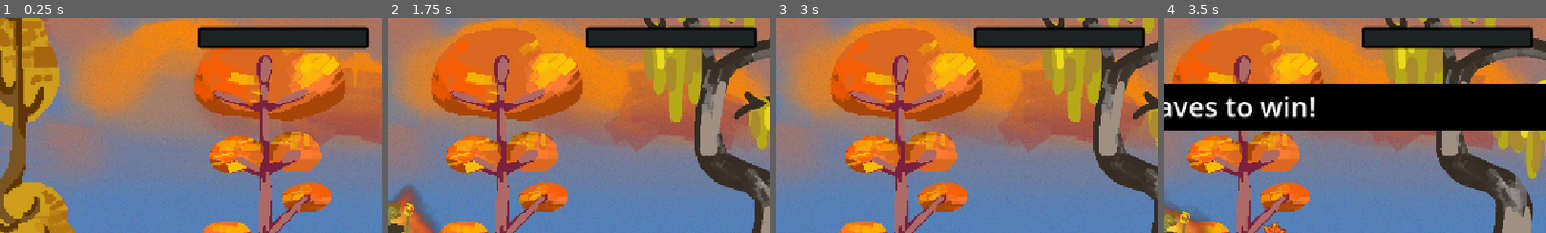
Above: before the commit, frames 1-4 (left to right).
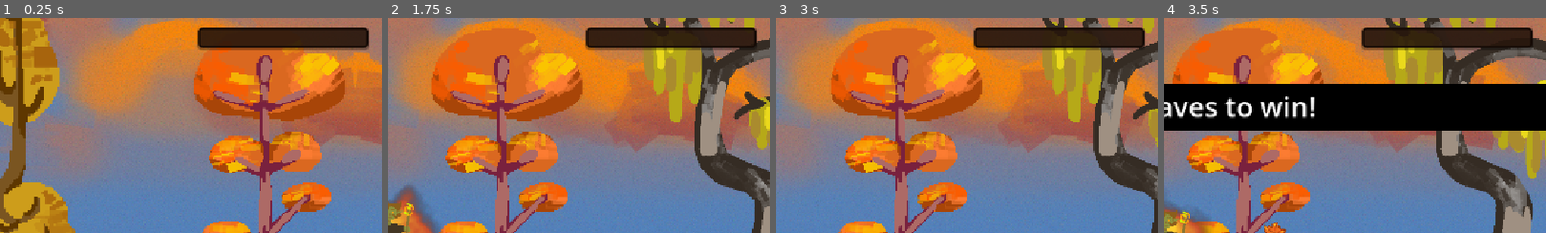
Above: after the commit, the same moments.

Repository: dac514/leaf-burner
Game: Godot game, scene res://scenes/main.tscn
Two runs of this game, one before a commit and one after it. Both use one fixed random seed, a clock stepped at 60 frames per second and the inputs below.
Inputs:
- Up to frame 1 (0.25 s): no input
- Up to frame 2 (1.75 s): hold D (move_right) from 0.53 s (still down); tap Space (throw_leaves) at 0.6, 1.35 s; tap W (move_up) at 0.77, 1.52 s
- Up to frame 3 (3 s): release D (move_right) at 2.03 s; hold A (move_left) 2.03-2.78 s; tap Space (throw_leaves) at 2.1, 2.85 s; hold D (move_right) from 2.78 s (still down)
- Up to frame 4 (3.5 s): keep holding D (move_right); tap W (move_up) at 3.02 s
The pictures show only the part of the screen within x 50-100%, y 19-69%; the shares and areas given below are measured in that part.

The runs differ from the first frame. In frame 1, 3.5% of the frame differs, in the area x 51-97%, y 3-16%; in frame 2, 2.6%; in frame 3, 2.7%; in frame 4, 1.9%.

Commit message:
Ember progress bar with level badge
Restyle the progress bar with a charred track and an amber-to-ember
gradient fill. After the first win a LEVEL badge pops in under the bar,
and the bar now tracks progress through the current level (250->500,
500->1000, ...) instead of from zero.

Co-Authored-By: Claude Opus 5.5 <noreply@anthropic.com>

Diff:
--- a/scenes/main.gd
+++ b/scenes/main.gd
@@ -6,9 +6,16 @@
 var game_time: float = 0.0
 var speed_boost_amount: int = 100
 var speed_boosts_applied: int = 0
+var level: int = 0
+var level_start: int = 0  # Score where the current level's progress bar starts
+var progress_tween: Tween
+var progress_level_up_playing: bool = false
+var level_badge_tween: Tween
 
 @onready var burning_leaves_label: Label = %BurningLeaves
 @onready var progress_bar: ProgressBar = %ProgressBar
+@onready var level_badge: PanelContainer = %LevelBadge
+@onready var level_label: Label = %LevelLabel
 @onready var left_furnace_area: Area2D = %LeftFurnaceArea
 @onready var right_furnace_area: Area2D = %RightFurnaceArea
 @onready var leaf_spawner: LeafSpawner = $LeafSpawner
@@ -87,13 +94,49 @@
 	message_bar.message_queue = []
 	message_bar.set_text("You win!")
 	message_bar.set_text(str(win_count) + " leaves in " + time_string)
+	level += 1
+	level_start = win_count
 	win_count += win_count
-	_update_progress_bar()
+	_show_level()
+	_update_progress_bar(true)
+	message_bar.set_text("Level " + str(level) + "!")
 	message_bar.set_text("Keep going!")
 	message_bar.set_text("Burn " + str(win_count) + " leaves to win! ")
 
 
-func _update_progress_bar() -> void:
-	var target_value: float = clamp((float(burning_count) / win_count) * 100.0, 0.0, 100.0)
-	var tween := get_tree().create_tween()
-	tween.tween_property(progress_bar, "value", target_value, 0.3)
+## Bar shows progress through the current level, e.g. 250 -> 500 on level 1
+func _update_progress_bar(level_up: bool = false) -> void:
+	if progress_level_up_playing and not level_up:
+		return  # Let the level-up animation finish, it catches up at the end
+	if progress_tween:
+		progress_tween.kill()
+	progress_tween = create_tween()
+	if level_up:
+		# Top the bar off, then start the new level from empty
+		progress_level_up_playing = true
+		progress_tween.tween_property(progress_bar, "value", 100.0, 0.15)
+		progress_tween.tween_interval(0.35)
+		progress_tween.tween_property(progress_bar, "value", 0.0, 0.0)
+		progress_tween.tween_callback(_on_level_up_bar_finished)
+		return
+	var level_size: float = float(win_count - level_start)
+	var target_value: float = clamp((burning_count - level_start) / level_size * 100.0, 0.0, 100.0)
+	progress_tween.tween_property(progress_bar, "value", target_value, 0.3)
+
+
+func _on_level_up_bar_finished() -> void:
+	progress_level_up_playing = false
+	_update_progress_bar()
+
+
+func _show_level() -> void:
+	level_label.text = "LEVEL " + str(level)
+	level_badge.visible = true
+	level_badge.pivot_offset = level_badge.get_combined_minimum_size() / 2.0
+	if level_badge_tween:
+		level_badge_tween.kill()
+	level_badge.scale = Vector2(1.5, 1.5)
+	level_badge.modulate = Color(2.0, 1.6, 1.0)
+	level_badge_tween = create_tween().set_parallel()
+	level_badge_tween.tween_property(level_badge, "scale", Vector2.ONE, 0.5).set_trans(Tween.TRANS_BACK).set_ease(Tween.EASE_OUT)
+	level_badge_tween.tween_property(level_badge, "modulate", Color.WHITE, 0.8)
--- a/scenes/main.tscn
+++ b/scenes/main.tscn
@@ -139,6 +139,31 @@
 shadow_size = 6
 shadow_color = Color(0.37036446, 0.3703645, 0.37036446, 0)
 
+[sub_resource type="StyleBoxFlat" id="StyleBoxFlat_level_badge"]
+content_margin_left = 12.0
+content_margin_top = 3.0
+content_margin_right = 12.0
+content_margin_bottom = 3.0
+bg_color = Color(0.16, 0.09, 0.05, 0.9)
+border_width_left = 2
+border_width_top = 2
+border_width_right = 2
+border_width_bottom = 2
+border_color = Color(1, 0.76, 0.35, 1)
+corner_radius_top_left = 12
+corner_radius_top_right = 12
+corner_radius_bottom_right = 12
+corner_radius_bottom_left = 12
+shadow_color = Color(0, 0, 0, 0.35)
+shadow_size = 3
+shadow_offset = Vector2(0, 2)
+
+[sub_resource type="LabelSettings" id="LabelSettings_level_badge"]
+font_size = 20
+font_color = Color(1, 0.945, 0.84, 1)
+outline_size = 4
+outline_color = Color(0.08, 0.04, 0.02, 1)
+
 [sub_resource type="LabelSettings" id="LabelSettings_85g3d"]
 font_size = 42
 
@@ -263,7 +288,24 @@
 offset_top = 140.0
 offset_right = 1128.0
 offset_bottom = 164.41325
-show_percentage = false
+
+[node name="LevelBadge" type="PanelContainer" parent="Hud" unique_id=1873402219]
+unique_name_in_owner = true
+visible = false
+offset_left = 1128.0
+offset_top = 176.0
+offset_right = 1128.0
+offset_bottom = 206.0
+grow_horizontal = 0
+theme_override_styles/panel = SubResource("StyleBoxFlat_level_badge")
+
+[node name="LevelLabel" type="Label" parent="Hud/LevelBadge" unique_id=1290455318]
+unique_name_in_owner = true
+layout_mode = 2
+text = "LEVEL 1"
+label_settings = SubResource("LabelSettings_level_badge")
+horizontal_alignment = 1
+vertical_alignment = 1
 
 [node name="MessageBar" type="Control" parent="Hud" unique_id=785583246]
 unique_name_in_owner = true
--- a/scenes/progress_bar.tscn
+++ b/scenes/progress_bar.tscn
@@ -1,32 +1,40 @@
 [gd_scene format=3 uid="uid://bxgd5847pqd2w"]
 
-[ext_resource type="Texture2D" uid="uid://r2vxr8q2rf74" path="res://assets/progress_point.png" id="1_vt3ux"]
+[sub_resource type="StyleBoxFlat" id="StyleBoxFlat_1l3ip"]
+bg_color = Color(0.16, 0.09, 0.05, 0.85)
+border_width_left = 3
+border_width_top = 3
+border_width_right = 3
+border_width_bottom = 3
+border_color = Color(0.08, 0.04, 0.02, 1)
+corner_radius_top_left = 5
+corner_radius_top_right = 5
+corner_radius_bottom_right = 5
+corner_radius_bottom_left = 5
+expand_margin_left = 3.0
+expand_margin_top = 3.0
+expand_margin_right = 3.0
+expand_margin_bottom = 3.0
+shadow_color = Color(0, 0, 0, 0.35)
+shadow_size = 3
+shadow_offset = Vector2(0, 2)
 
-[sub_resource type="StyleBoxFlat" id="StyleBoxFlat_1l3ip"]
-bg_color = Color(0.107246, 0.142187, 0.137933, 1)
-border_width_left = 4
-border_width_top = 4
-border_width_right = 4
-border_width_bottom = 4
-border_color = Color(0, 0, 0, 1)
-corner_radius_top_left = 4
-corner_radius_top_right = 4
-corner_radius_bottom_right = 4
-corner_radius_bottom_left = 4
-expand_margin_left = 4.0
-expand_margin_top = 4.0
-expand_margin_right = 4.0
-expand_margin_bottom = 4.0
+[sub_resource type="Gradient" id="Gradient_ember"]
+offsets = PackedFloat32Array(0, 0.3, 0.7, 1)
+colors = PackedColorArray(1, 0.85, 0.5, 1, 1, 0.66, 0.2, 1, 0.91, 0.45, 0.12, 1, 0.7, 0.23, 0.07, 1)
+
+[sub_resource type="GradientTexture2D" id="GradientTexture2D_ember"]
+gradient = SubResource("Gradient_ember")
+width = 4
+height = 32
+fill_to = Vector2(0, 1)
 
 [sub_resource type="StyleBoxTexture" id="StyleBoxTexture_tyuhx"]
-texture = ExtResource("1_vt3ux")
-texture_margin_left = 4.0
-texture_margin_top = 16.2304
-texture_margin_right = 4.0
-texture_margin_bottom = 8.18285
+texture = SubResource("GradientTexture2D_ember")
 
 [node name="ProgressBar" type="ProgressBar" unique_id=1119924346]
 offset_right = 8.0
 offset_bottom = 24.41325
 theme_override_styles/background = SubResource("StyleBoxFlat_1l3ip")
 theme_override_styles/fill = SubResource("StyleBoxTexture_tyuhx")
+show_percentage = false
